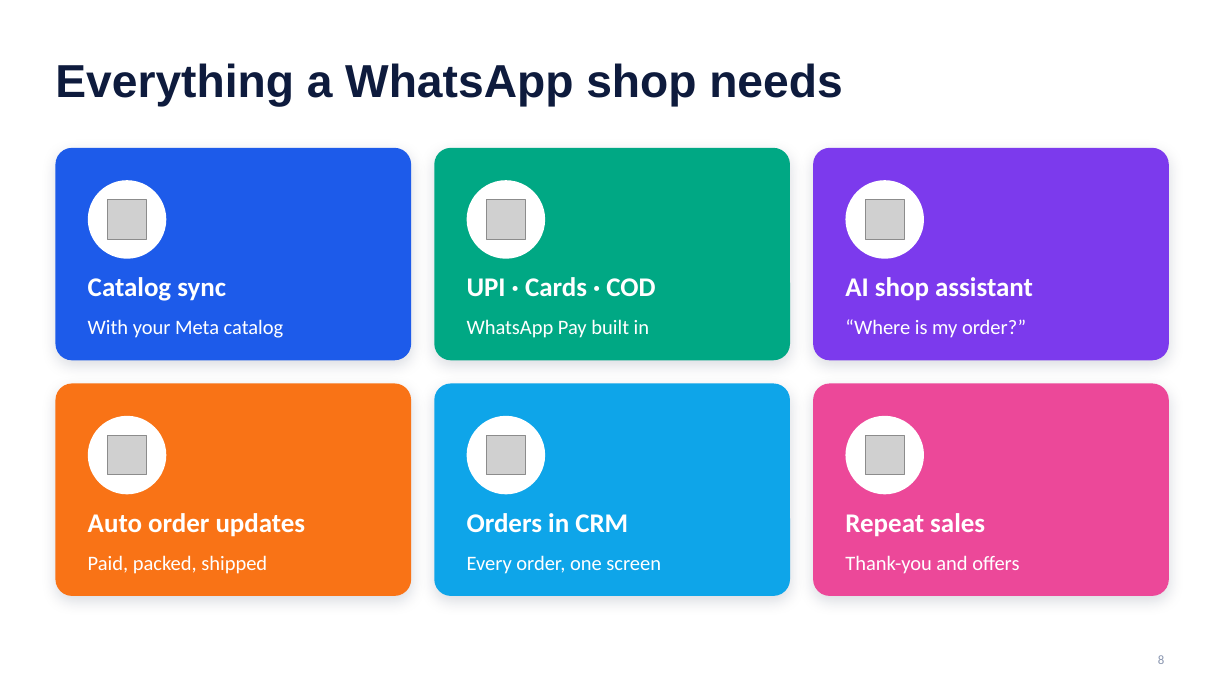
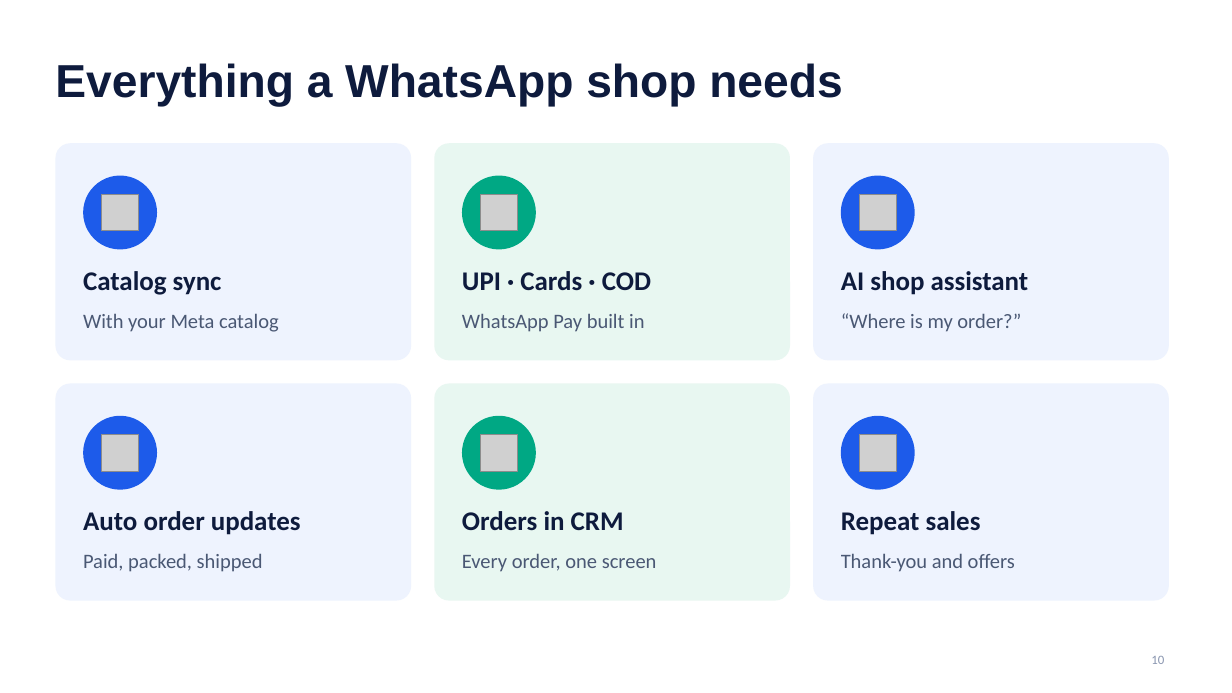
Before and after one commit to tejachennu/Marketing-CRM, a slide deck: slide 10 of docs/presentations/WAMA-CRM-Client-Presentation.pptx (slide 8 before the commit). Drawn at 1232x693 pixels with LibreOffice and Linux fonts; fonts in the diff are those of the drawing; grey boxes stand for pictures; background and template pictures are left out. Boxes give left, top, right and bottom in pixels: in the first picture for what was removed or moved away, otherwise in the second. Text is boxed around its words. In the diff, an @@ line names an element or a change of style, - is before the commit and + after.

```diff
--- a/docs/presentations/WAMA-CRM-Client-Presentation.pptx
+++ b/docs/presentations/WAMA-CRM-Client-Presentation.pptx
@@ rounded rectangle resized from (x1=55, y1=148, x2=411, y2=360) to (x1=55, y1=143, x2=411, y2=360) @@
@@ rounded rectangle at (x1=55, y1=143, x2=411, y2=360): fill #1D5BEA to #EEF3FE; shadow off; proportions changed @@
@@ rounded rectangle resized from (x1=434, y1=148, x2=790, y2=360) to (x1=434, y1=143, x2=790, y2=360) @@
@@ rounded rectangle at (x1=434, y1=143, x2=790, y2=360): fill #00A884 to #E8F7F1; shadow off; proportions changed @@
@@ rounded rectangle resized from (x1=813, y1=148, x2=1169, y2=360) to (x1=813, y1=143, x2=1169, y2=360) @@
@@ rounded rectangle at (x1=813, y1=143, x2=1169, y2=360): fill #7C3AED to #EEF3FE; shadow off; proportions changed @@
@@ fill #FFFFFF to #1D5BEA in 4 elements at (x1=83, y1=416, x2=157, y2=490), (x1=841, y1=416, x2=915, y2=490), (x1=841, y1=176, x2=915, y2=250), (x1=83, y1=176, x2=157, y2=250) @@
@@ ellipse resized from (x1=88, y1=180, x2=166, y2=259) to (x1=83, y1=176, x2=157, y2=250) @@
@@ ellipse at (x1=462, y1=176, x2=536, y2=250): fill #FFFFFF to #00A884 @@
@@ ellipse resized from (x1=467, y1=180, x2=545, y2=259) to (x1=462, y1=176, x2=536, y2=250) @@
@@ ellipse resized from (x1=846, y1=180, x2=924, y2=259) to (x1=841, y1=176, x2=915, y2=250) @@
@@ 3 pictures moved together from (x1=107, y1=200, x2=904, y2=238) to (x1=102, y1=194, x2=897, y2=231) @@
@@ text colour #FFFFFF to #0E1B3D in 6 elements at (x1=83, y1=511, x2=301, y2=535), (x1=462, y1=511, x2=624, y2=531), (x1=841, y1=511, x2=981, y2=535), (x1=83, y1=271, x2=222, y2=295), (x1=462, y1=271, x2=651, y2=291), (x1=841, y1=271, x2=1029, y2=295) @@
@@ text colour #FFFFFF to #4A5874 in 6 elements at (x1=83, y1=553, x2=263, y2=572), (x1=462, y1=554, x2=657, y2=572), (x1=841, y1=553, x2=1015, y2=572), (x1=83, y1=313, x2=279, y2=332), (x1=462, y1=314, x2=644, y2=332), (x1=841, y1=313, x2=1021, y2=332) @@
@@ rounded rectangle resized from (x1=55, y1=384, x2=411, y2=596) to (x1=55, y1=384, x2=411, y2=601) @@
@@ rounded rectangle at (x1=55, y1=384, x2=411, y2=601): fill #F97316 to #EEF3FE; shadow off; proportions changed @@
@@ rounded rectangle resized from (x1=434, y1=384, x2=790, y2=596) to (x1=434, y1=384, x2=790, y2=601) @@
@@ rounded rectangle at (x1=434, y1=384, x2=790, y2=601): fill #0EA5E9 to #E8F7F1; shadow off; proportions changed @@
@@ rounded rectangle resized from (x1=813, y1=384, x2=1169, y2=596) to (x1=813, y1=384, x2=1169, y2=601) @@
@@ rounded rectangle at (x1=813, y1=384, x2=1169, y2=601): fill #EC4899 to #EEF3FE; shadow off; proportions changed @@
@@ ellipse resized from (x1=88, y1=416, x2=166, y2=494) to (x1=83, y1=416, x2=157, y2=490) @@
@@ ellipse resized from (x1=467, y1=416, x2=545, y2=494) to (x1=462, y1=416, x2=536, y2=490) @@
@@ ellipse at (x1=462, y1=416, x2=536, y2=490): fill #FFFFFF to #00A884 @@
@@ ellipse resized from (x1=846, y1=416, x2=924, y2=494) to (x1=841, y1=416, x2=915, y2=490) @@
@@ 3 pictures moved together from (x1=107, y1=435, x2=904, y2=474) to (x1=102, y1=434, x2=897, y2=471) @@
@@ page number at (x1=1151, y1=656, x2=1164, y2=664): text changed @@
-8
+10
```
Also in this commit, not shown: 12 other slides changed, 2 slides added, 1 slide removed, 9 other files.
